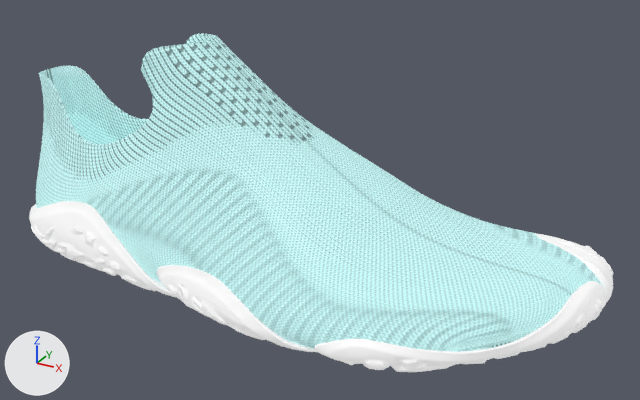
Before and after pictures for a commit that changed the glTF model modelviewer/pod.glb.
Rendered twice from a camera (50 mm lens) standing at (0.284, -0.473, 0.299) and looking at (0.028, -0.007, 0.066). The axes (+X, +Y, +Z) are drawn at lower left. The lights are the same throughout. Where no turn or scale is listed for an object, it has been applied to the vertices.

The first picture shows 'Pod_Onroad'.
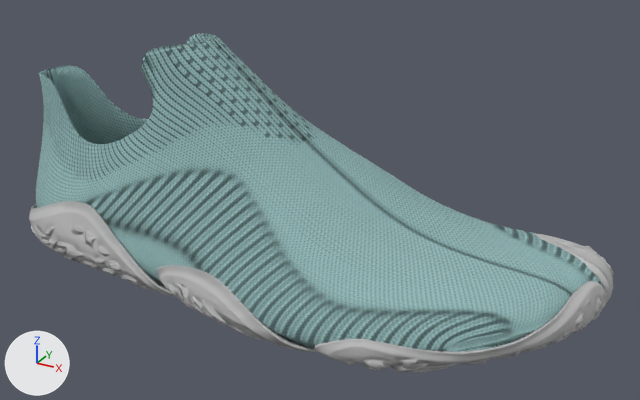
Commit message: new pod model with emission from mahmoud

Where the newer file only moved an object's origin or applied its transform, the numbers keep the older frame.

Location of each change, (x1, y1, x2, y2) in pixels of the pictures (640 x 400 px):
'Pod_Onroad', surface changed: (29, 33, 613, 372) in both

What changed in the scene script:
```text
Add img_rough:
    img_rough = load_image('rough', '_unpacked/rough', 1024, 1024, 'Non-Color')
Change mat_material__82:
    remove # nodes: BsdfPrincipled, NormalMap, OutputMaterial, TexImage x3
    nodes: BsdfPrincipled, NormalMap, OutputMaterial, SeparateColor, TexImage x3
    uses the picture img_rough
```
